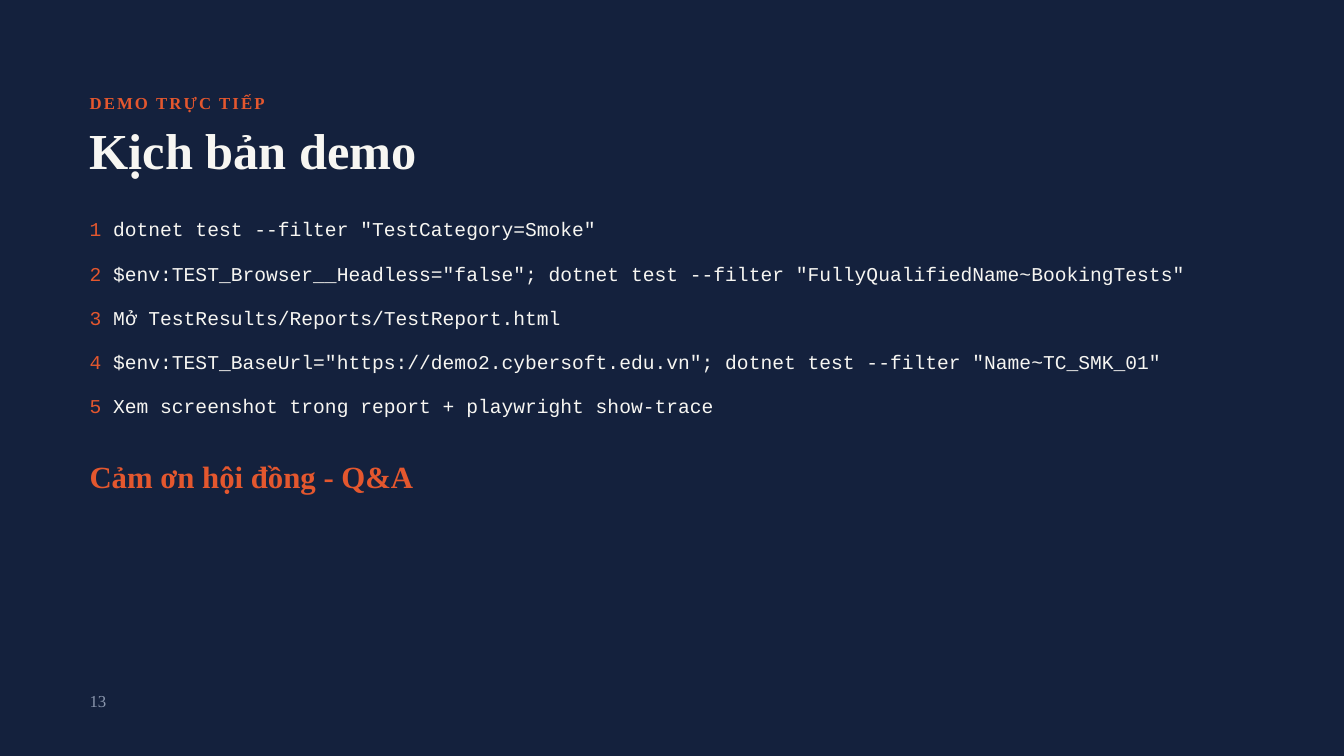
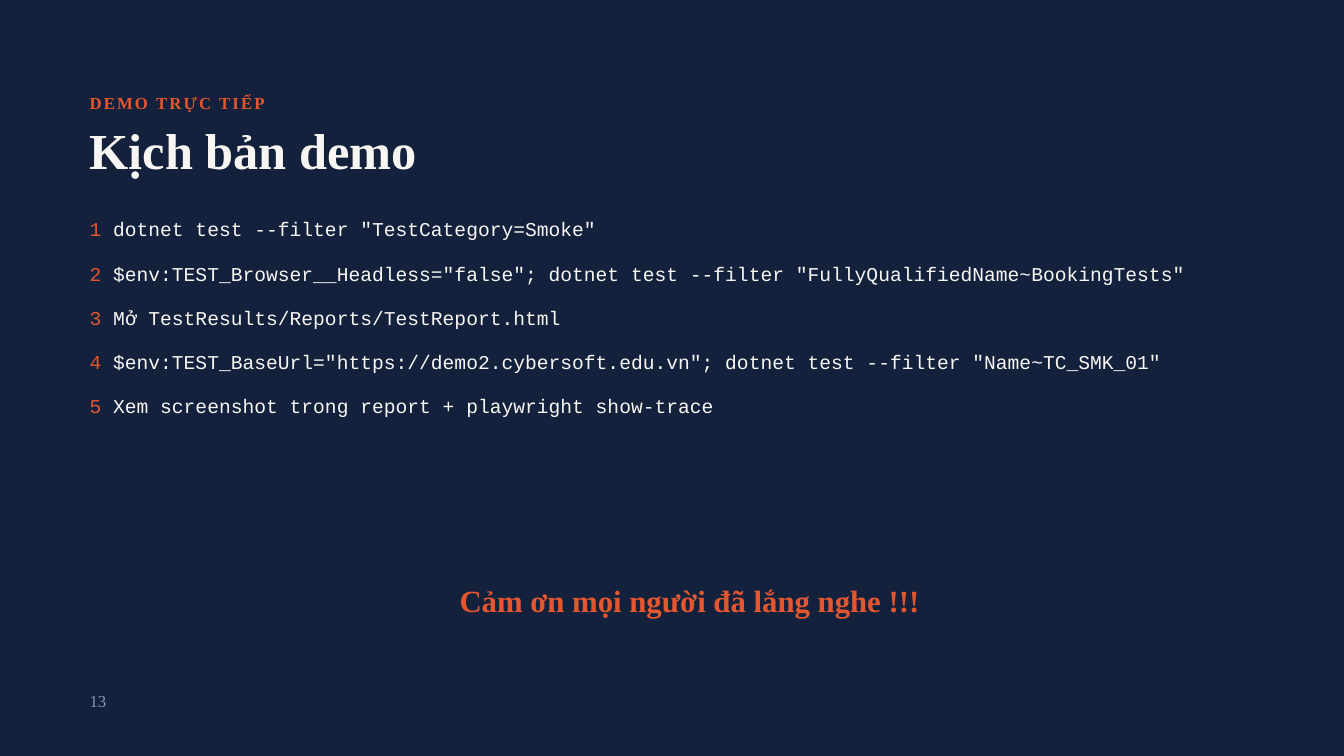
Before and after one commit to kh4nhNLK7068/CapstonePlaywrightTesting19, a slide deck: slide 13 of docs/Capstone Automation - Movie Booking.pptx. Drawn at 1344x756 pixels with LibreOffice and Linux fonts; fonts in the diff are those of the drawing. Boxes give left, top, right and bottom in pixels: in the first picture for what was removed or moved away, otherwise in the second. Text is boxed around its words. In the diff, an @@ line names an element or a change of style, - is before the commit and + after.

```diff
--- a/docs/Capstone Automation - Movie Booking.pptx
+++ b/docs/Capstone Automation - Movie Booking.pptx
@@ text at (460,589,881,618): text changed @@
-Cảm ơn hội đồng - Q&A
+Cảm ơn mọi người đã lắng nghe !!!
```
Also in this commit, not shown: 1 other slide changed, 7 other files.
